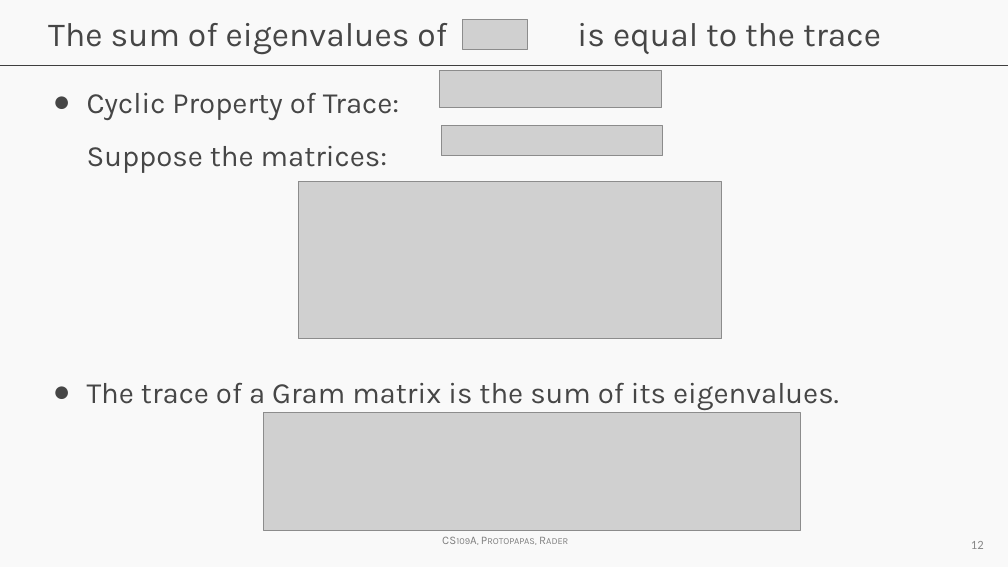
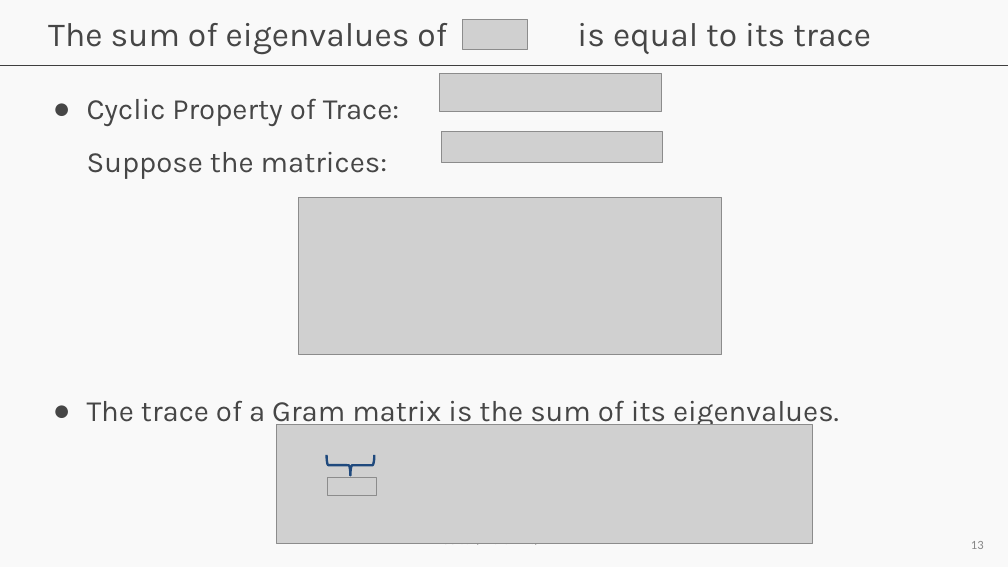
Before and after one commit to Harvard-IACS/2018-CS109A, a slide deck: slide 13 of content/a-sections/a-sec-4/Adv_Section4_Slides_PCA.pptx (slide 12 before the commit). Drawn at 1008x567 pixels with LibreOffice and Linux fonts; fonts in the diff are those of the drawing; grey boxes stand for pictures; background and template pictures are left out. Boxes give left, top, right and bottom in pixels: in the first picture for what was removed or moved away, otherwise in the second. Text is boxed around its words. In the diff, an @@ line names an element or a change of style, - is before the commit and + after.

```diff
--- a/content/a-sections/a-sec-4/Adv_Section4_Slides_PCA.pptx
+++ b/content/a-sections/a-sec-4/Adv_Section4_Slides_PCA.pptx
@@ title at box(48, 23, 871, 55): text changed @@
-The sum of eigenvalues of is equal to the trace
+The sum of eigenvalues of is equal to its trace
@@ text "Cyclic Property of Trace: Suppose ...": place and size @@
-text "Cyclic Property of Trace: Suppose ..." at box(87, 92, 399, 173)
+text "Cyclic Property of Trace: Suppose ..." at box(87, 98, 399, 179)
@@ picture: place and size @@
-picture at box(442, 126, 663, 156)
+picture at box(442, 132, 663, 162)
@@ picture: place and size @@
-picture at box(299, 181, 721, 339)
+picture at box(299, 197, 721, 355)
@@ text "The trace of a Gram ...": place and size @@
-text "The trace of a Gram ..." at box(87, 382, 839, 410)
+text "The trace of a Gram ..." at box(87, 400, 839, 429)
@@ picture: place and size @@
-picture at box(264, 412, 801, 531)
+picture at box(276, 425, 813, 544)
@@ right brace added at box(327, 455, 374, 476), outline #1F497D 2.25 pt @@
@@ picture added at box(327, 477, 376, 495) @@
```
Also in this commit, not shown: 21 other slides changed, 2 slides added, 1 slide removed, 1 other file.
